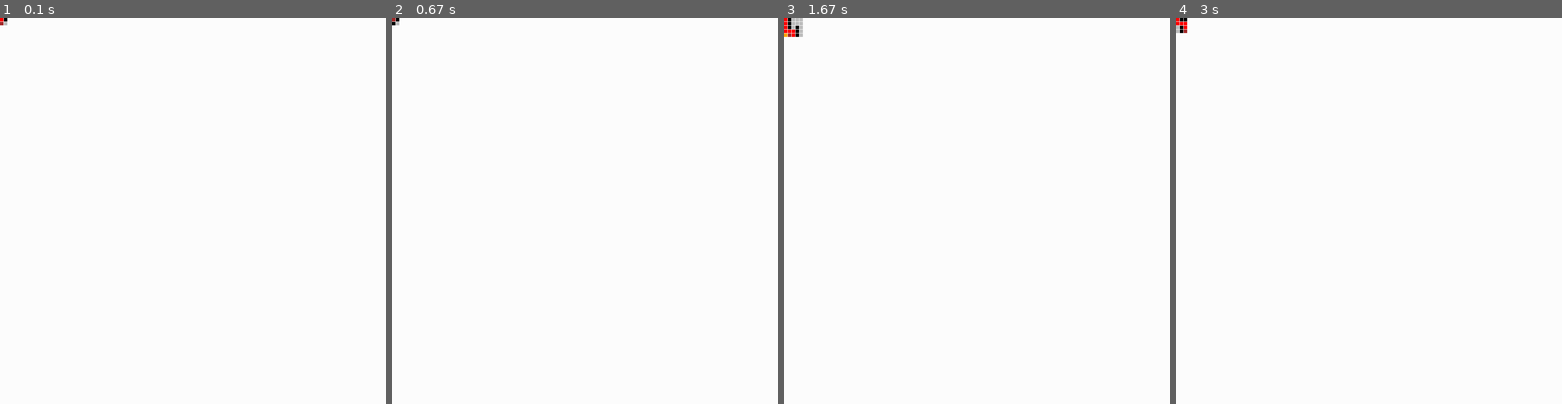
Above: before the commit, frames 1-4 (left to right).
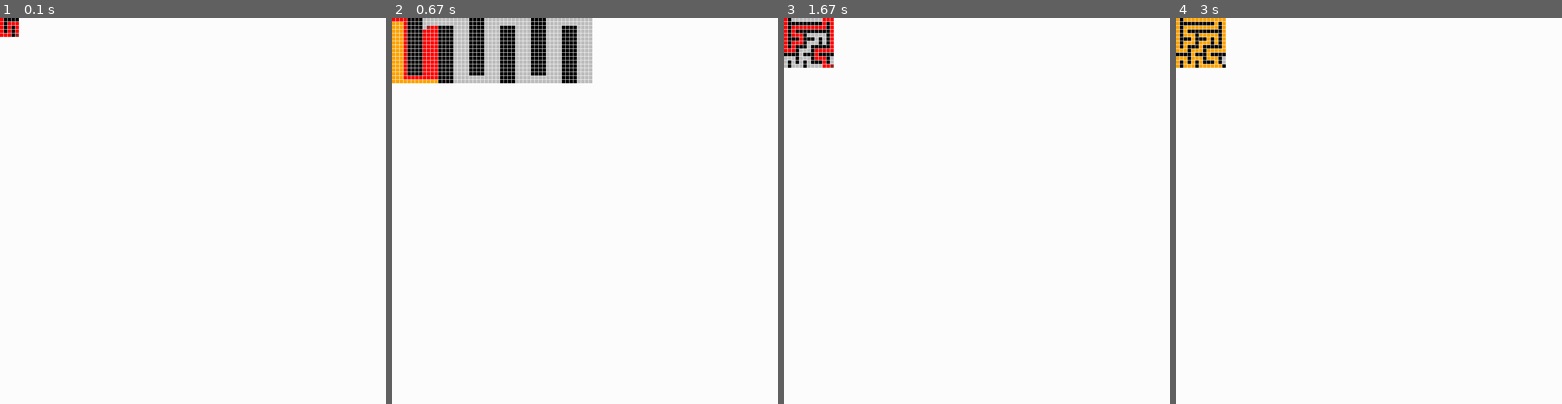
Above: after the commit, the same moments.

Repository: binnev/pygame_sandbox
Game: pygame game, started from maze_solver/__main__.py
Two runs of this game, one before a commit and one after it. Both use one fixed random seed, a clock stepped at 60 frames per second and the inputs below.
Inputs:
- Up to frame 1 (0.1 s): no input
- Up to frame 2 (0.67 s): tap Space at 0.33 s
- Up to frame 3 (1.67 s): tap Space at 0.67 s
- Up to frame 4 (3 s): tap Space at 2 s

The runs differ from the first frame. In frame 1, 0.2% of the frame differs, in the area x 0-5%, y 0-5%; in frame 2, 8.0%, in the area x 0-52%, y 0-17%; in frame 3, 1.4%; in frame 4, 1.6%.

Commit message:
Added ticks per frame and more test mazes

Diff:
--- a/maze_solver/__main__.py
+++ b/maze_solver/__main__.py
@@ -16,13 +16,13 @@
 
 max_size = [0]
 
-fps = 10
+fps = 60
 window_width = 1000
 window_height = 1000
-window_caption = "Langton's Ant Simulator"
+window_caption = "Maze Solver"
 font_name = "ubuntu"
 font_size = 20
-ticks_per_frame = 1  # how many iterations to do between draws
+ticks_per_frame = 10  # how many iterations to do between draws
 
 pygame.init()
 pygame.font.init()
@@ -60,9 +60,10 @@
 
         maze.update()
 
-        window.fill(pygame.Color("white"))  # clear the screen
-        maze.draw(window)
-        pygame.display.update()  # print to screen
+        if tick % ticks_per_frame == 0:
+            window.fill(pygame.Color("white"))  # clear the screen
+            maze.draw(window)
+            pygame.display.update()  # print to screen
 
         tick += 1
-        clock.tick(fps)
+        # clock.tick(fps)
--- a/maze_solver/test_mazes.py
+++ b/maze_solver/test_mazes.py
@@ -1,49 +1,4 @@
 MAZES = [
-    (
-        [
-            ".W",
-            "..",
-        ],
-        True,
-    ),
-    ([".W", "W."], False),
-    (
-        [
-            ".W...",
-            ".W...",
-            ".W.W.",
-            "...W.",
-            "...W.",
-        ],
-        True,
-    ),
-    (
-        [
-            ".WW",
-            "...",
-            ".W.",
-            ".W.",
-        ],
-        True,
-    ),
-    (
-        [
-            ".W...",
-            ".W...",
-            ".W.W.",
-            "...WW",
-            "...W.",
-        ],
-        False,
-    ),
-    (
-        [
-            "..W",
-            ".W.",
-            "W..",
-        ],
-        False,
-    ),
     (
         [
             ".WWWW",
@@ -53,16 +8,6 @@
             "...W.",
         ],
         True,
-    ),
-    (
-        [
-            ".W...",
-            "W....",
-            ".....",
-            ".....",
-            ".....",
-        ],
-        False,
     ),
     (
         [
@@ -136,71 +81,200 @@
     ),
     (
         [
-            ".....................................................................................",
-            ".....................................................................................",
-            ".....................................................................................",
-            ".....................................................................................",
-            ".....................................................................................",
-            ".....................................................................................",
-            ".....................................................................................",
-            ".....................................................................................",
-            ".....................................................................................",
-            ".....................................................................................",
-            ".....................................................................................",
-            ".....................................................................................",
-            ".....................................................................................",
-            ".....................................................................................",
-            ".....................................................................................",
-            ".....................................................................................",
-            ".....................................................................................",
-            ".....................................................................................",
-            ".....................................................................................",
-            ".....................................................................................",
-            ".....................................................................................",
-            ".....................................................................................",
-            ".....................................................................................",
-            ".....................................................................................",
-            ".....................................................................................",
-            ".....................................................................................",
-            ".....................................................................................",
-            ".....................................................................................",
-            ".....................................................................................",
-            ".....................................................................................",
-            ".....................................................................................",
-            ".....................................................................................",
-            ".....................................................................................",
-            ".....................................................................................",
-            ".....................................................................................",
-            ".....................................................................................",
-            ".....................................................................................",
-            ".....................................................................................",
-            ".....................................................................................",
-            ".....................................................................................",
-            ".....................................................................................",
-            ".....................................................................................",
-            ".....................................................................................",
-            ".....................................................................................",
-            ".....................................................................................",
-            ".....................................................................................",
-            ".....................................................................................",
-            ".....................................................................................",
-            ".....................................................................................",
-            ".....................................................................................",
-            ".....................................................................................",
-            ".....................................................................................",
-            ".....................................................................................",
-            ".....................................................................................",
-            ".....................................................................................",
-            ".....................................................................................",
-            ".....................................................................................",
-            ".....................................................................................",
-            ".....................................................................................",
-            ".....................................................................................",
-            ".....................................................................................",
-            ".....................................................................................",
-            ".....................................................................................",
-            ".....................................................................................",
-            ".....................................................................................",
+            "....................................",
+            "....................................",
+            "....................................",
+            "....................................",
+            "....................................",
+            "....................................",
+            "....................................",
+            "....................................",
+            "....................................",
+            "....................................",
+            "....................................",
+            "....................................",
+            "....................................",
+            "....................................",
+            "....................................",
+            "....................................",
+        ],
+        True,
+    ),
+    (
+        [
+            "   WWWWWWWWWWWWWWWWWWWWWWWWWWWWWWWWWWWWWWWWWWW",
+            "   W           W                 W           W",
+            "W  WWWW  WWWW  WWWW  W  WWWW  WWWW  W  W  W  W",
+            "W     W  W        W  W  W        W  W  W  W  W",
+            "WWWW  WWWWWWWWWW  WWWWWWW  WWWWWWWWWWWWWWWW  W",
+            "W        W  W  W     W        W  W  W  W     W",
+            "WWWW  WWWW  W  WWWW  W  WWWWWWW  W  W  WWWW  W",
+            "W  W  W     W           W              W  W  W",
+            "W  W  W  WWWWWWWWWW  W  WWWWWWWWWWWWW  W  W  W",
+            "W  W  W              W  W                    W",
+            "W  W  W  W  WWWW  WWWW  W  WWWWWWWWWWWWWWWW  W",
+            "W     W  W  W     W  W  W     W     W        W",
+            "W  W  WWWW  WWWWWWW  W  WWWW  W  W  WWWWWWW  W",
+            "W  W        W     W  W           W        W  W",
+            "WWWWWWW  W  W  W  W  WWWWWWW  WWWWWWWWWWWWW  W",
+            "W     W  W     W  W  W  W     W     W        W",
+            "WWWW  WWWWWWW  WWWW  W  W  W  WWWW  WWWWWWW  W",
+            "W  W        W  W  W  W  W  W     W     W     W",
+            "W  W  W  WWWW  W  W  W  WWWW  WWWW  W  WWWW  W",
+            "W  W  W  W     W  W     W  W  W     W        W",
+            "W  W  WWWWWWW  W  WWWW  W  WWWWWWWWWW  WWWWWWW",
+            "W     W     W  W     W        W           W  W",
+            "WWWW  W  W  W  W  W  W  WWWW  W  WWWWWWW  W  W",
+            "W        W     W  W  W  W           W        W",
+            "WWWWWWWWWWWWW  W  W  WWWW  W  WWWWWWW  W  WWWW",
+            "W  W        W     W     W  W     W     W     W",
+            "W  W  WWWW  WWWW  W  WWWW  W  WWWWWWWWWWWWW  W",
+            "W        W     W  W  W     W  W        W  W  W",
+            "W  W  WWWW  W  W  WWWW  W  WWWWWWWWWW  W  W  W",
+            "W  W     W  W     W     W           W         ",
+            "WWWWWWWWWWWWWWWWWWWWWWWWWWWWWWWWWWWWWWWWWWW   ",
+        ],
+        True,
+    ),
+    (
+        [
+            "   WWWWWWWWWWWWWWWWWWWWWWWWWWWWWWWWWWWWWWWWWWWWWWWWWWWWWWWWWWWWWWWWWWWWWWWWW",
+            "      W     W        W  W  W  W        W        W  W  W        W  W  W     W",
+            "WWWW  WWWW  W  WWWWWWW  W  W  W  WWWW  WWWW  WWWW  W  W  W  WWWW  W  W  W  W",
+            "W     W        W     W        W  W     W        W     W  W  W     W     W  W",
+            "W  WWWW  WWWWWWWWWW  W  W  W  W  WWWW  W  WWWW  W  WWWWWWW  W  WWWW  W  W  W",
+            "W  W        W     W     W  W        W  W     W  W  W                 W  W  W",
+            "W  WWWW  WWWW  W  WWWWWWWWWWWWWWWW  WWWW  W  WWWW  WWWWWWWWWWWWWWWW  WWWW  W",
+            "W     W     W  W           W     W        W           W              W  W  W",
+            "W  W  W  WWWW  WWWW  W  W  W  WWWWWWWWWW  WWWWWWW  WWWW  WWWWWWW  WWWW  WWWW",
+            "W  W           W  W  W  W  W                    W     W  W                 W",
+            "W  WWWW  WWWWWWW  WWWWWWWWWWWWW  W  W  WWWW  W  WWWW  WWWW  WWWWWWW  WWWWWWW",
+            "W     W  W              W        W  W  W     W  W     W        W           W",
+            "W  WWWW  WWWW  W  WWWWWWW  WWWWWWW  W  WWWW  W  WWWW  WWWWWWW  W  WWWWWWWWWW",
+            "W     W  W     W  W     W        W  W  W  W  W  W     W  W     W           W",
+            "WWWW  W  WWWW  WWWWWWW  WWWWWWWWWW  WWWW  W  W  WWWW  W  WWWWWWW  W  WWWWWWW",
+            "W  W  W        W     W  W  W     W     W     W  W  W     W  W     W  W  W  W",
+            "W  WWWW  WWWW  WWWW  W  W  W  WWWWWWWWWWWWW  WWWW  W  WWWW  WWWW  W  W  W  W",
+            "W  W     W  W  W           W     W     W     W     W     W  W  W  W  W     W",
+            "W  WWWW  W  WWWWWWW  WWWWWWWWWW  WWWW  WWWW  W  W  W  WWWW  W  WWWW  W  WWWW",
+            "W           W     W  W     W  W  W           W  W                          W",
+            "WWWW  WWWWWWW  W  W  W  WWWW  W  WWWWWWW  WWWW  WWWWWWW  W  WWWWWWWWWWWWW  W",
+            "W           W  W     W     W                 W  W  W     W  W  W           W",
+            "WWWWWWW  WWWW  W  WWWW  W  W  WWWW  W  WWWW  WWWW  WWWW  WWWW  WWWW  W  WWWW",
+            "W              W     W  W     W     W     W  W     W     W        W  W     W",
+            "W  WWWW  WWWW  W  WWWW  WWWWWWW  W  WWWW  WWWW  WWWW  WWWW  WWWW  WWWWWWWWWW",
+            "W  W  W  W  W  W              W  W  W     W           W     W  W           W",
+            "WWWW  W  W  WWWWWWW  WWWWWWW  W  W  WWWWWWW  WWWWWWW  W  W  W  W  WWWW  WWWW",
+            "W                 W     W     W  W     W     W  W        W  W        W  W  W",
+            "WWWWWWWWWW  WWWWWWWWWW  W  W  WWWW  W  WWWWWWW  WWWW  WWWWWWW  WWWWWWWWWW  W",
+            "W  W              W     W  W     W  W              W        W     W        W",
+            "W  WWWWWWW  WWWWWWW  WWWWWWW  WWWW  WWWWWWW  WWWWWWWWWWWWWWWW  WWWW  WWWWWWW",
+            "W  W     W        W  W     W     W  W                 W     W           W  W",
+            "W  WWWW  WWWW  W  WWWW  WWWWWWWWWW  W  WWWW  WWWW  WWWWWWW  W  WWWW  W  W  W",
+            "W     W        W        W  W        W  W     W     W     W     W     W  W  W",
+            "W  WWWW  WWWWWWW  WWWW  W  WWWWWWWWWW  WWWW  W  WWWW  WWWWWWWWWWWWW  WWWW  W",
+            "W     W  W           W        W     W  W  W  W  W        W  W  W           W",
+            "W  W  WWWWWWWWWW  WWWW  W  WWWW  WWWWWWW  WWWWWWW  W  W  W  W  W  WWWWWWWWWW",
+            "W  W              W     W           W     W  W     W  W        W  W  W  W  W",
+            "WWWW  W  WWWW  WWWWWWWWWW  W  W  WWWWWWW  W  W  WWWW  W  W  WWWW  W  W  W  W",
+            "W     W  W     W  W  W  W  W  W  W     W     W     W  W  W     W     W     W",
+            "WWWWWWW  WWWW  W  W  W  WWWWWWWWWWWWW  W  W  WWWW  WWWW  WWWWWWW  W  W  W  W",
+            "W        W        W     W              W  W           W     W     W  W  W  W",
+            "W  W  WWWW  WWWWWWWWWW  WWWWWWW  WWWW  WWWW  W  WWWWWWW  WWWWWWW  WWWW  W  W",
+            "W  W     W     W           W     W     W  W  W  W           W        W  W  W",
+            "W  W  WWWW  WWWWWWW  WWWWWWW  WWWWWWW  W  WWWWWWWWWW  W  WWWW  WWWWWWWWWW  W",
+            "W  W  W  W        W  W              W  W  W  W     W  W        W        W  W",
+            "WWWW  W  WWWW  W  W  WWWWWWWWWW  W  WWWW  W  W  WWWWWWWWWWWWW  WWWW  WWWW  W",
+            "W     W  W  W  W     W     W     W  W  W  W        W  W  W        W  W  W  W",
+            "WWWW  W  W  WWWW  W  W  WWWW  WWWWWWW  W  WWWW  W  W  W  WWWW  WWWW  W  W  W",
+            "W           W     W                       W     W                           ",
+            "WWWWWWWWWWWWWWWWWWWWWWWWWWWWWWWWWWWWWWWWWWWWWWWWWWWWWWWWWWWWWWWWWWWWWWWWW   ",
+        ],
+        True,
+    ),
+    (
+        [
+            "   WWWWWWWWWWWWWWWWWWWWWWWWWWWWWWWWWWWWWWWWWWWWWWWWWWWWWWWWWWWWWWWWWWWWWWWWWWWWWWWWWWWWWWWW",
+            "            W                             W        W           W        W  W              W",
+            "W  WWWWWWWWWWWWWWWWWWW  WWWWWWW  W  WWWWWWWWWWWWW  W  W  W  W  WWWW  W  W  WWWW  WWWWWWWWWW",
+            "W  W     W  W              W     W  W        W        W  W  W  W     W     W     W  W  W  W",
+            "W  WWWW  W  WWWWWWWWWWWWWWWW  W  W  W  W  WWWWWWWWWWWWW  WWWW  W  WWWW  WWWW  W  W  W  W  W",
+            "W                 W        W  W  W  W  W     W        W  W     W  W           W  W        W",
+            "W  WWWWWWWWWW  WWWWWWWWWW  W  W  WWWW  W  W  W  WWWW  W  W  WWWW  W  WWWWWWWWWW  W  WWWW  W",
+            "W           W     W  W  W  W  W     W  W  W     W  W     W     W  W        W  W     W     W",
+            "WWWWWWWWWW  WWWWWWW  W  W  WWWWWWW  W  WWWW  WWWW  WWWW  W  WWWWWWW  WWWW  W  W  WWWWWWWWWW",
+            "W     W              W     W              W     W        W  W        W  W  W     W  W  W  W",
+            "WWWW  WWWWWWWWWW  WWWW  W  WWWW  WWWWWWWWWWWWW  W  W  WWWWWWWWWW  WWWW  WWWW  WWWW  W  W  W",
+            "W     W  W              W           W        W  W  W        W        W  W        W        W",
+            "W  W  W  W  W  W  WWWWWWWWWWWWW  WWWW  WWWW  WWWW  W  W  WWWWWWWWWW  W  W  WWWWWWWWWW  WWWW",
+            "W  W     W  W  W  W  W     W  W     W     W     W  W  W  W     W     W     W     W     W  W",
+            "WWWWWWW  W  W  WWWW  W  W  W  WWWW  WWWW  WWWWWWWWWW  WWWW  WWWW  WWWWWWWWWWWWW  W  W  W  W",
+            "W           W        W  W     W                    W           W  W           W     W  W  W",
+            "WWWW  WWWWWWWWWW  WWWWWWW  WWWW  W  WWWW  W  W  WWWWWWW  WWWWWWW  W  WWWWWWW  WWWW  WWWW  W",
+            "W  W        W        W  W     W  W  W     W  W  W  W                 W  W     W           W",
+            "W  WWWW  WWWWWWW  W  W  WWWW  W  WWWWWWW  WWWWWWW  WWWWWWW  WWWW  W  W  WWWW  W  WWWWWWW  W",
+            "W  W     W     W  W  W        W  W        W              W  W  W  W  W     W     W     W  W",
+            "W  W  WWWW  WWWWWWWWWWWWWWWW  W  W  WWWWWWWWWW  W  WWWW  W  W  WWWW  WWWW  W  WWWWWWW  W  W",
+            "W              W  W              W  W  W     W  W  W        W  W  W        W     W        W",
+            "WWWW  WWWW  WWWW  W  WWWWWWW  W  WWWW  W  WWWW  WWWW  WWWW  W  W  W  W  WWWW  WWWWWWWWWW  W",
+            "W        W     W  W     W  W  W        W     W  W     W  W  W        W  W  W        W     W",
+            "WWWWWWW  WWWWWWW  W  WWWW  WWWWWWWWWWWWWWWW  WWWWWWWWWW  W  WWWW  WWWWWWW  WWWWWWW  W  W  W",
+            "W  W     W           W  W        W        W     W  W     W     W              W     W  W  W",
+            "W  WWWWWWWWWW  W  WWWW  W  W  WWWWWWWWWW  WWWW  W  WWWW  W  WWWW  WWWWWWWWWWWWW  WWWW  WWWW",
+            "W           W  W           W     W                 W           W        W  W     W     W  W",
+            "WWWW  WWWWWWWWWWWWW  WWWWWWW  WWWW  WWWWWWW  WWWWWWW  WWWW  WWWWWWW  WWWW  WWWWWWWWWW  W  W",
+            "W           W           W        W  W  W        W     W        W  W  W     W        W     W",
+            "W  W  WWWWWWW  W  W  WWWWWWW  WWWWWWW  W  WWWWWWW  WWWWWWWWWWWWW  WWWW  WWWWWWW  WWWWWWW  W",
+            "W  W     W     W  W        W     W     W           W                    W        W        W",
+            "W  WWWWWWW  WWWW  WWWW  WWWWWWW  WWWW  W  WWWWWWW  WWWWWWW  WWWW  WWWW  WWWW  WWWW  WWWWWWW",
+            "W        W  W  W     W  W     W        W        W     W     W  W  W  W  W                 W",
+            "W  W  W  WWWW  WWWWWWW  WWWW  WWWW  WWWW  WWWW  WWWWWWWWWWWWW  W  W  WWWWWWW  W  W  W  W  W",
+            "W  W  W  W           W  W  W     W  W     W           W           W     W     W  W  W  W  W",
+            "W  WWWWWWWWWWWWW  WWWWWWW  W  W  WWWWWWWWWWWWW  W  W  W  W  W  WWWWWWW  W  WWWW  WWWWWWWWWW",
+            "W  W     W  W              W  W     W     W     W  W  W  W  W     W     W  W        W  W  W",
+            "W  W  WWWW  WWWWWWW  WWWW  WWWWWWW  W  WWWW  WWWWWWW  W  W  W  W  WWWW  WWWWWWW  W  W  W  W",
+            "W     W     W        W  W        W                 W  W  W  W  W  W              W        W",
+            "W  WWWW  WWWW  W  W  W  W  WWWWWWWWWW  WWWWWWW  W  W  WWWW  W  W  W  W  WWWWWWW  WWWW  WWWW",
+            "W     W        W  W  W        W        W  W     W  W  W     W  W     W  W  W        W  W  W",
+            "WWWW  W  W  W  W  WWWWWWW  W  W  W  W  W  WWWWWWWWWWWWW  WWWW  WWWW  W  W  WWWWWWW  WWWW  W",
+            "W     W  W  W  W     W     W     W  W  W  W        W     W  W     W  W     W     W     W  W",
+            "W  WWWW  WWWW  W  W  WWWWWWWWWWWWW  W  W  WWWW  WWWWWWW  W  WWWWWWW  W  W  W  W  W  W  W  W",
+            "W        W  W  W  W        W  W  W  W  W              W  W  W     W  W  W     W  W  W     W",
+            "W  WWWWWWW  WWWWWWWWWWWWW  W  W  WWWW  WWWW  WWWW  WWWW  W  W  WWWWWWWWWW  WWWWWWW  WWWWWWW",
+            "W           W     W              W     W     W        W  W        W  W     W           W  W",
+            "WWWW  W  W  WWWW  W  W  WWWW  W  WWWW  W  WWWWWWW  WWWWWWW  W  WWWW  W  W  W  W  WWWWWWW  W",
+            "W  W  W  W  W  W  W  W     W  W     W  W     W  W        W  W           W  W  W  W  W     W",
+            "W  W  WWWWWWW  W  WWWW  WWWW  WWWWWWW  WWWW  W  WWWWWWW  W  WWWW  WWWWWWWWWW  W  W  W  WWWW",
+            "W        W        W     W  W  W              W  W  W  W  W     W        W     W  W     W  W",
+            "WWWWWWWWWWWWW  WWWW  W  W  WWWWWWWWWWWWW  WWWW  W  W  WWWWWWW  WWWWWWWWWWWWWWWW  WWWW  W  W",
+            "W  W  W     W        W     W  W  W  W        W        W     W        W                 W  W",
+            "W  W  WWWW  WWWWWWW  W  WWWW  W  W  WWWWWWW  WWWWWWW  W  WWWWWWW  WWWWWWWWWWWWWWWWWWWWWW  W",
+            "W     W     W  W     W  W        W  W        W  W           W  W     W                 W  W",
+            "W  WWWW  WWWW  W  WWWWWWW  WWWWWWW  WWWWWWWWWW  WWWW  WWWW  W  WWWWWWWWWWWWWWWW  W  WWWW  W",
+            "W  W                    W           W     W        W  W  W     W        W     W  W  W     W",
+            "W  W  W  WWWWWWW  WWWWWWW  WWWWWWWWWWWWW  W  WWWWWWW  W  WWWWWWWWWW  WWWW  WWWWWWW  W  WWWW",
+            "W     W        W              W  W        W     W              W     W                    W",
+            "W  WWWWWWW  WWWWWWWWWWWWWWWW  W  W  WWWWWWW  W  WWWWWWW  W  WWWWWWW  WWWW  WWWW  WWWW  WWWW",
+            "W     W        W              W  W           W        W  W           W     W        W     W",
+            "WWWWWWWWWWWWWWWWWWWWWW  WWWW  W  W  WWWW  W  W  WWWW  WWWW  WWWWWWW  WWWW  WWWW  WWWW  W  W",
+            "W  W              W     W              W  W  W  W        W  W  W           W  W     W  W  W",
+            "W  WWWW  W  WWWW  WWWW  WWWWWWWWWWWWW  WWWWWWWWWWWWWWWW  W  W  WWWWWWW  WWWW  W  WWWWWWW  W",
+            "W  W     W  W     W  W  W  W     W           W  W     W        W  W        W     W        W",
+            "W  WWWW  W  W  W  W  W  W  W  W  W  WWWWWWWWWW  W  WWWW  WWWW  W  W  WWWW  W  W  W  WWWWWWW",
+            "W     W  W  W  W  W  W        W  W     W        W           W     W  W     W  W  W  W     W",
+            "W  WWWWWWW  WWWW  W  W  WWWW  W  WWWWWWWWWWWWW  W  W  W  W  WWWWWWW  W  WWWW  W  W  WWWW  W",
+            "W  W        W              W  W        W        W  W  W  W     W  W  W  W  W  W  W        W",
+            "W  W  WWWWWWW  W  W  W  WWWWWWW  WWWWWWWWWW  WWWWWWW  WWWWWWW  W  WWWWWWW  WWWWWWWWWWWWW  W",
+            "W     W  W     W  W  W  W  W  W  W  W  W     W     W     W                             W  W",
+            "W  WWWW  W  W  WWWW  W  W  W  WWWW  W  W  W  WWWW  W  WWWWWWWWWWWWWWWW  WWWWWWW  WWWWWWW  W",
+            "W     W     W  W     W  W  W  W  W        W  W  W        W           W  W  W        W  W  W",
+            "W  W  WWWW  W  W  WWWW  W  W  W  WWWW  WWWWWWW  W  WWWW  W  WWWW  WWWWWWW  W  WWWW  W  W  W",
+            "W  W     W  W  W     W     W                    W     W     W        W     W     W     W  W",
+            "WWWWWWW  WWWWWWW  WWWW  WWWWWWW  WWWWWWWWWWWWWWWW  WWWW  WWWWWWW  WWWW  W  W  WWWW  WWWW  W",
+            "W  W     W  W  W  W        W        W     W  W     W  W  W  W  W        W  W  W     W     W",
+            "W  W  WWWW  W  W  W  WWWW  W  WWWWWWWWWW  W  WWWWWWW  W  W  W  WWWW  WWWW  W  WWWW  WWWW  W",
+            "W     W           W     W                       W                 W     W  W  W     W      ",
+            "WWWWWWWWWWWWWWWWWWWWWWWWWWWWWWWWWWWWWWWWWWWWWWWWWWWWWWWWWWWWWWWWWWWWWWWWWWWWWWWWWWWWWWWW   ",
         ],
         True,
     ),
